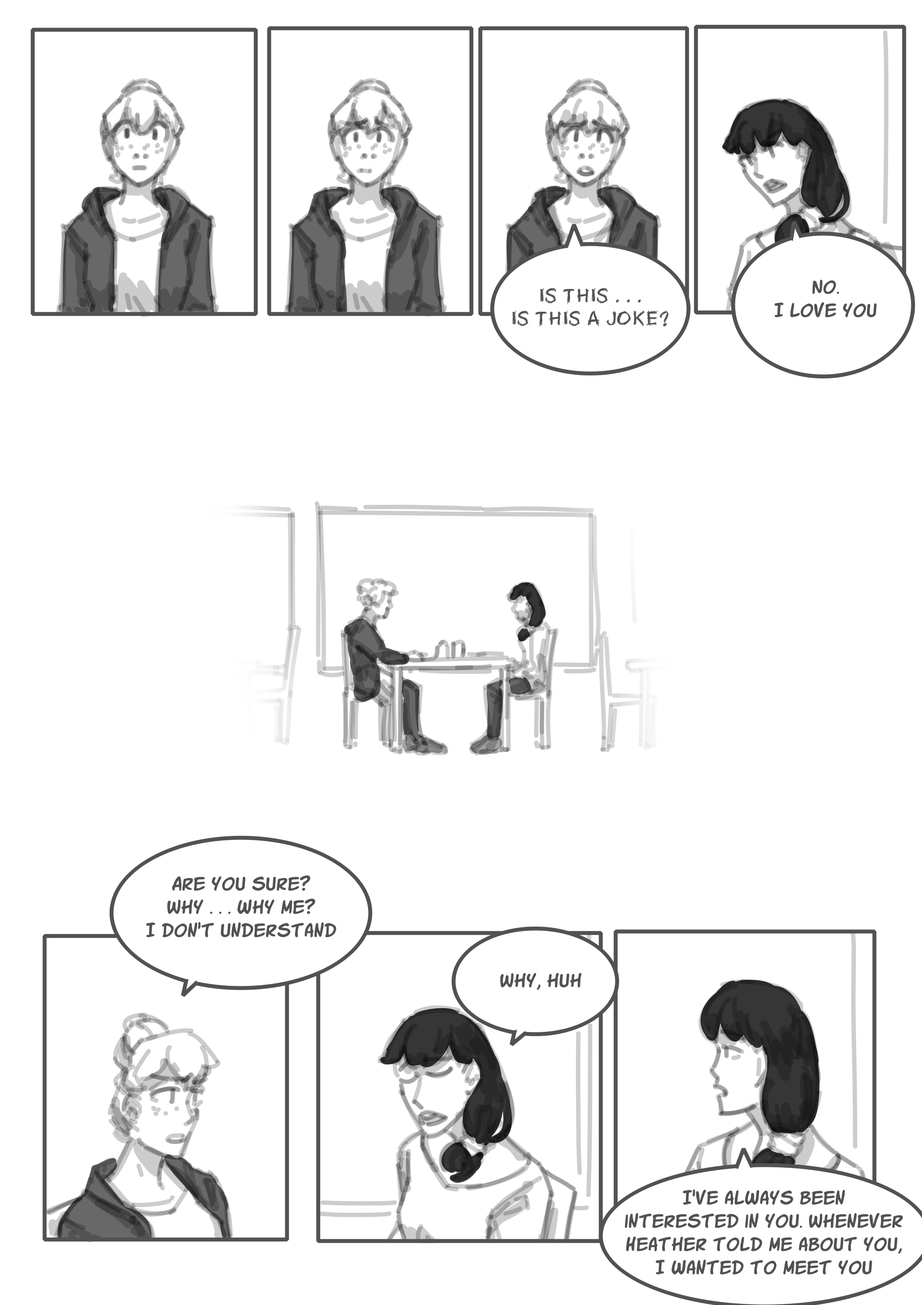
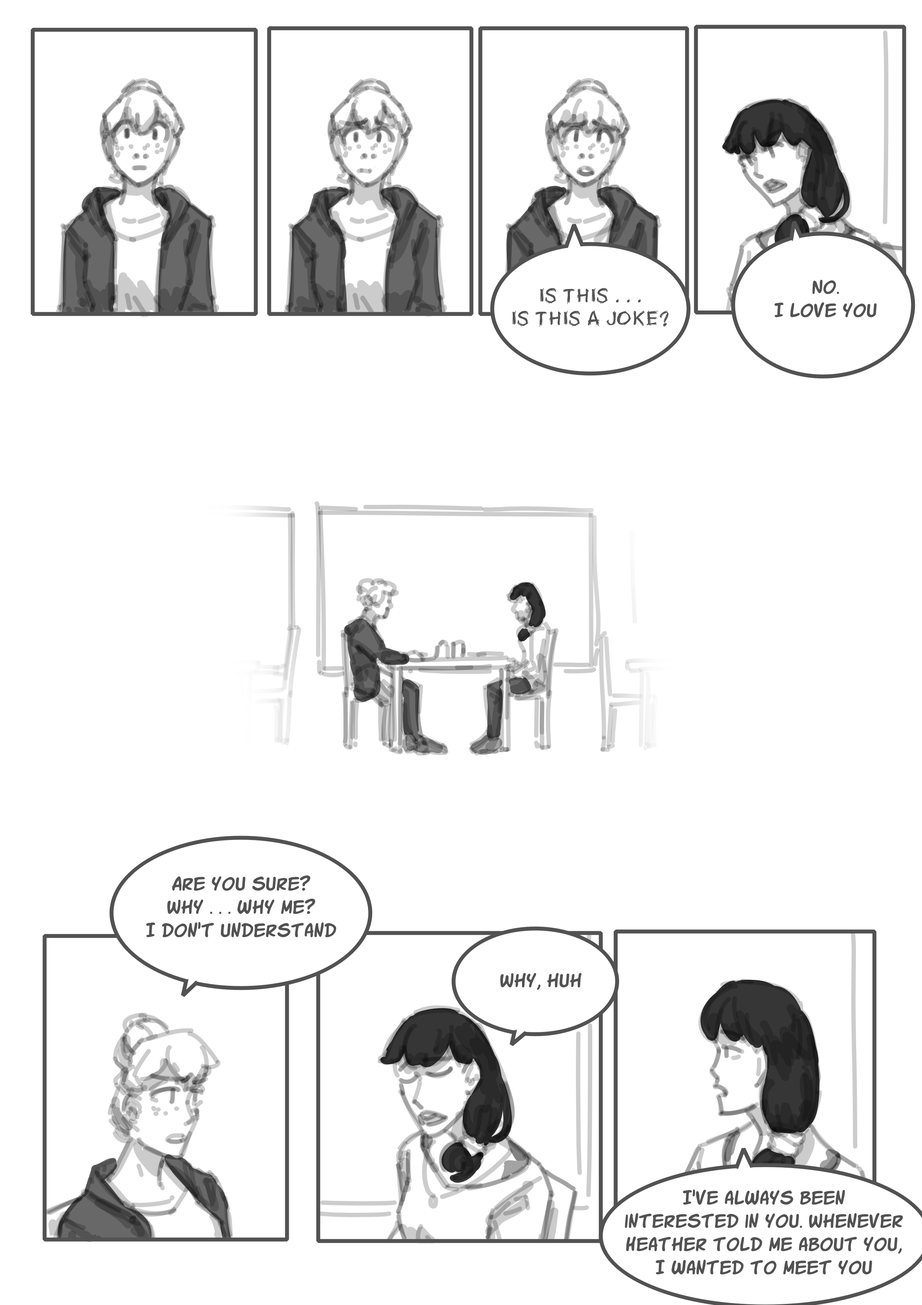
Layer changes from the first 922 x 1305 image to the second:
painted on "Vector Layer 4" over [421, 228, 834, 1209]
painted on "Paint Layer 7" over [421, 223, 854, 1209]
painted on "Paint Layer 6" over [421, 223, 854, 1209]
painted on "Paint Layer 5" over [421, 223, 854, 1209]
